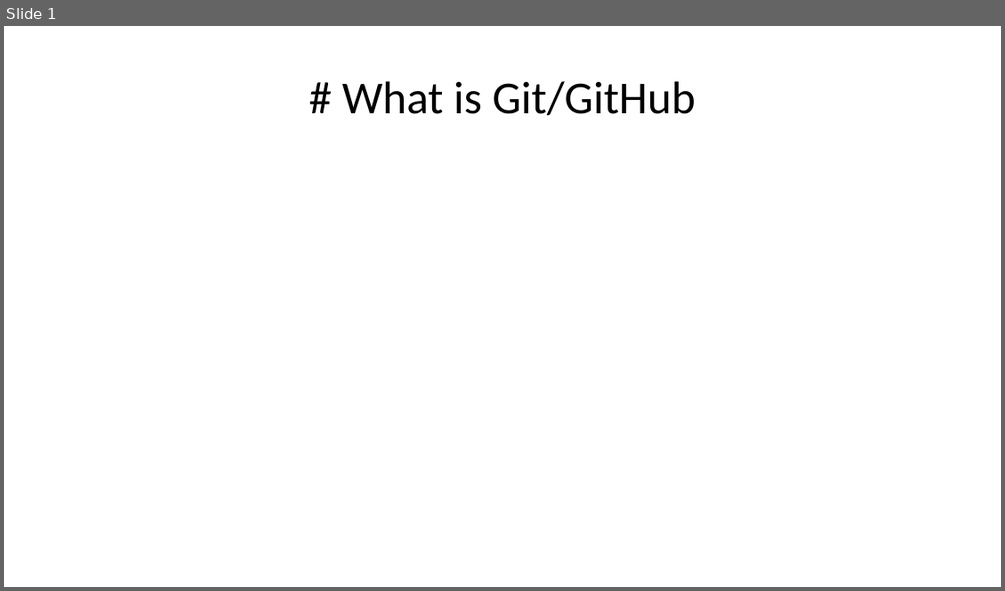
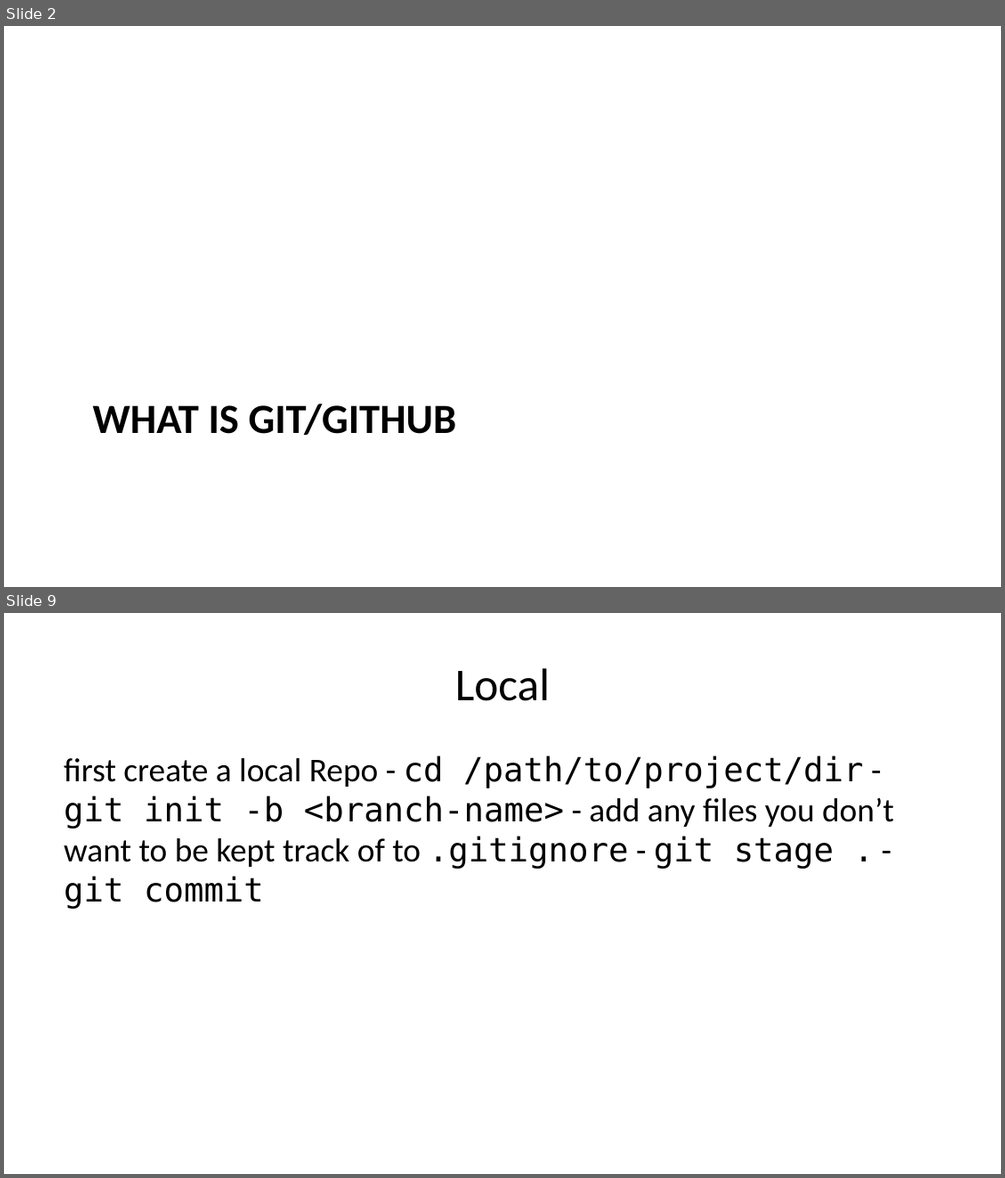
Before and after one commit to dhelgerson/ObsidianVault, a slide deck: git-pres.pptx. Shown one above the other, each under a label of ours: slide 1 before the commit, slides 2 and 9 after it; the slides between them are not shown. The pictures are 1005x591 and 1005x1178 pixels, drawn with LibreOffice and Linux fonts; fonts in the diff are those of the drawing. Boxes give left, top, right and bottom in pixels: in the first picture for what was removed or moved away, otherwise in the second. Text is boxed around its words. In the diff, an @@ line names an element or a change of style, - is before the commit and + after.

```diff
--- a/git-pres.pptx
+++ b/git-pres.pptx
@@ slide 9 added at [4, 613, 1001, 1174], background #FFFFFF @@
@@ title added at [455, 668, 550, 701], 33 pt, text #000000 @@
+Local
@@ text added at [64, 755, 894, 908], 24 pt, text #000000 @@
+first create a local Repo - cd /path/to/project/dir - git init -b <branch-name> - add any files you don’t want to be kept track of to .gitignore - git stage . - git commit
@@ what was slide 1 is now slide 2 @@
@@ slide 2 changed as well @@
@@ title "WHAT IS GIT/GITHUB" at [93, 403, 457, 435]: vertical alignment middle to top @@
@@ title at [93, 403, 457, 435]: text changed; size 33 to 30 pt; bold on @@
-# What is Git/GitHub
+WHAT IS GIT/GITHUB
```
Also in this commit, not shown: 1 other slide changed, 19 other slides added, 1 other file.
